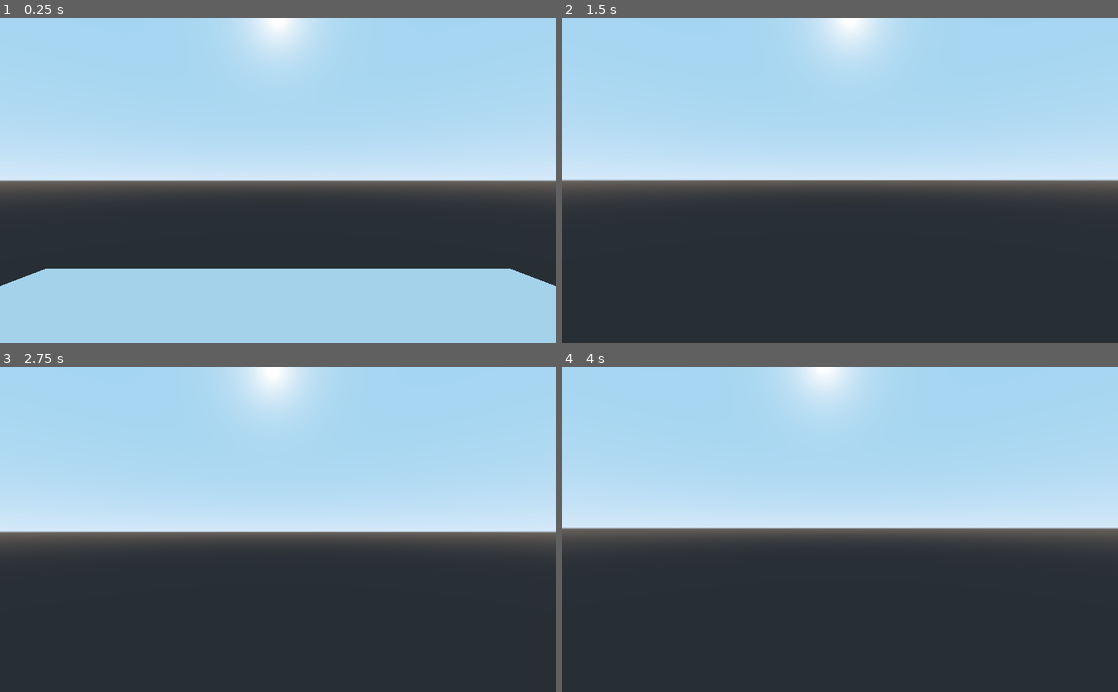
Above: before the commit, frames 1-4 (two rows, left to right).
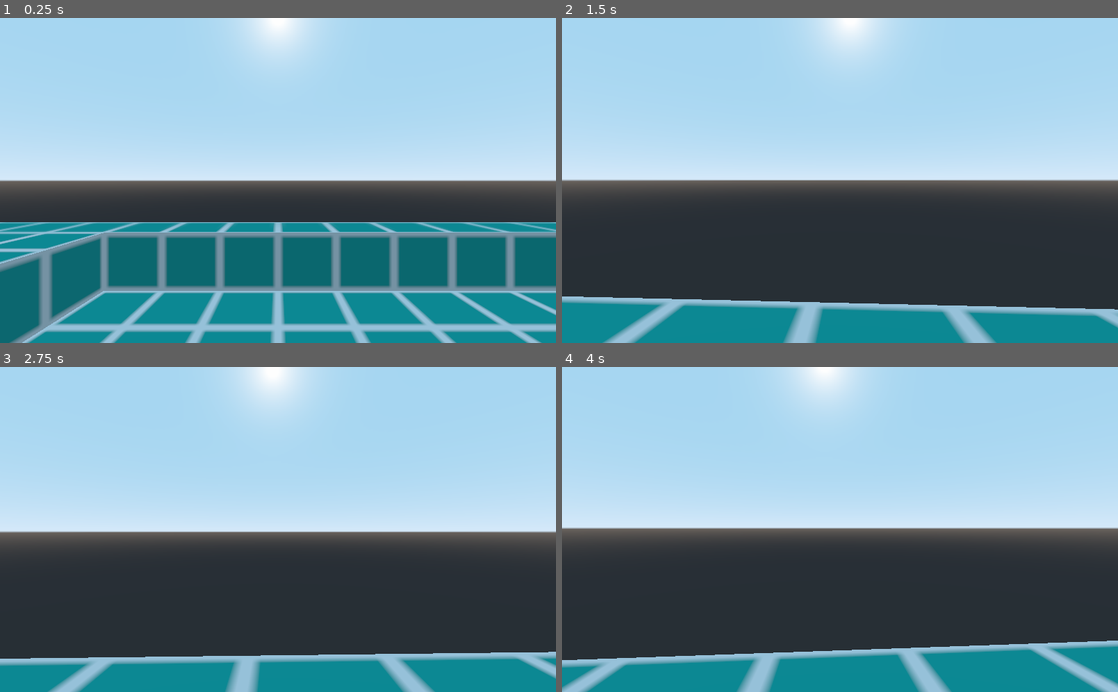
Above: after the commit, the same moments.

Repository: sundowns/fools-gold
Game: Godot game, scene res://Game.tscn
The game is run twice, just before and just after one commit, with the same random seed, the same clock (stepped at 60 frames per second) and the same inputs.
Inputs (mouse positions are in pixels of both pictures, inside the frame that each line leads up to):
- Up to frame 1 (0.25 s): no input
- Up to frame 2 (1.5 s): tap Enter at 0.5 s; move the mouse to (867, 180) at 0.52 s; hold W (move_forward) from 0.53 s (still down); move the mouse to (812, 180) at 1.27 s
- Up to frame 3 (2.75 s): keep holding W (move_forward); move the mouse to (289, 523) at 2.02 s
- Up to frame 4 (4 s): keep holding W (move_forward); move the mouse to (834, 536) at 2.77 s; move the mouse to (878, 532) at 3.52 s

The runs differ from the first frame. In frame 1, 35% of the frame differs, in the area x 0-100%, y 62-100%; in frame 2, 12%; in frame 3, 11%; in frame 4, 13%.

Commit message:
csg combiner experiment

Diff:
--- /dev/null
+++ b/materials/Grid.tres
@@ -0,0 +1,8 @@
+[gd_resource type="SpatialMaterial" load_steps=2 format=2]
+
+[ext_resource path="res://textures/grid.png" type="Texture" id=1]
+
+[resource]
+flags_world_triplanar = true
+albedo_texture = ExtResource( 1 )
+uv1_triplanar = true
--- a/project.godot
+++ b/project.godot
@@ -70,7 +70,9 @@
 [layer_names]
 
 3d_render/layer_1="World"
+3d_physics/layer_1="World"
 3d_render/layer_2="HideFromCamera"
+3d_physics/layer_2="Player"
 3d_render/layer_3="Guns"
 
 [rendering]
--- a/world/BaseLevel.tscn
+++ b/world/BaseLevel.tscn
@@ -1,12 +1,7 @@
-[gd_scene load_steps=4 format=2]
+[gd_scene load_steps=3 format=2]
 
 [ext_resource path="res://world/World.gd" type="Script" id=1]
-
-[sub_resource type="BoxShape" id=2]
-extents = Vector3( 5, 0.5, 5 )
-
-[sub_resource type="CubeMesh" id=1]
-size = Vector3( 10, 1, 10 )
+[ext_resource path="res://materials/Grid.tres" type="Material" id=2]
 
 [node name="World" type="Spatial"]
 script = ExtResource( 1 )
@@ -16,14 +11,11 @@
 
 [node name="Statics" type="Node" parent="."]
 
-[node name="Floor" type="StaticBody" parent="Statics"]
-transform = Transform( 1, 0, 0, 0, 1, 0, 0, 0, 1, 0, -0.5, 0 )
+[node name="CSGCombiner" type="CSGCombiner" parent="Statics"]
+material_override = ExtResource( 2 )
 
-[node name="CollisionShape" type="CollisionShape" parent="Statics/Floor"]
-shape = SubResource( 2 )
-
-[node name="MeshInstance" type="MeshInstance" parent="Statics/Floor"]
-mesh = SubResource( 1 )
-material/0 = null
+[node name="CSGBox" type="CSGBox" parent="Statics/CSGCombiner"]
+width = 8.0
+depth = 8.0
 
 [node name="Entities" type="Node" parent="."]
--- a/world/levels/E1M1.tscn
+++ b/world/levels/E1M1.tscn
@@ -3,3 +3,27 @@
 [ext_resource path="res://world/BaseLevel.tscn" type="PackedScene" id=1]
 
 [node name="World" instance=ExtResource( 1 )]
+
+[node name="PlayerSpawnPoint" parent="." index="0"]
+transform = Transform( 1, 0, 0, 0, 1, 0, 0, 0, 1, -2, 0.807961, -4 )
+
+[node name="CSGCombiner" parent="Statics" index="0"]
+use_collision = true
+
+[node name="CSGBox" parent="Statics/CSGCombiner" index="0"]
+transform = Transform( 1, 0, 0, 0, 1, 0, 0, 0, 1, 0, 0, -2 )
+width = 16.0
+depth = 14.0
+
+[node name="CSGBox2" type="CSGBox" parent="Statics/CSGCombiner" index="1"]
+transform = Transform( 1, 0, 0, 0, 1, 0, 0, 0, 1, 0, 2, -2 )
+operation = 2
+width = 10.0
+height = 4.0
+depth = 12.0
+
+[node name="CSGBox3" type="CSGBox" parent="Statics/CSGCombiner" index="2"]
+transform = Transform( -4.37114e-08, 0, 1, 0, 1, 0, -1, 0, -4.37114e-08, 5, 0, -2 )
+operation = 2
+width = 6.0
+height = 6.0
Binary file added: textures/grid.png
Not shown, added: textures/grid.png.import
